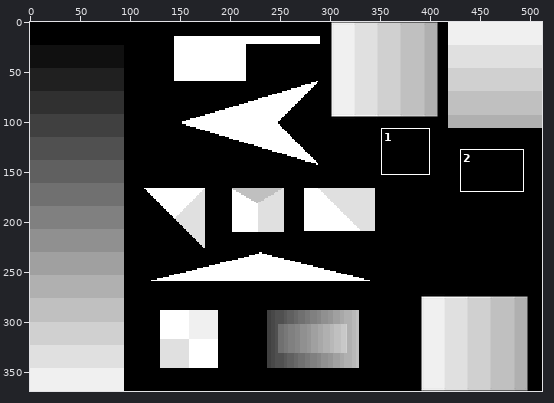
Sprite sheet, stored at testresources/susan-in_plus.png. Above: a wide view before the commit, with the close-up outlined.
Close-up. Before:
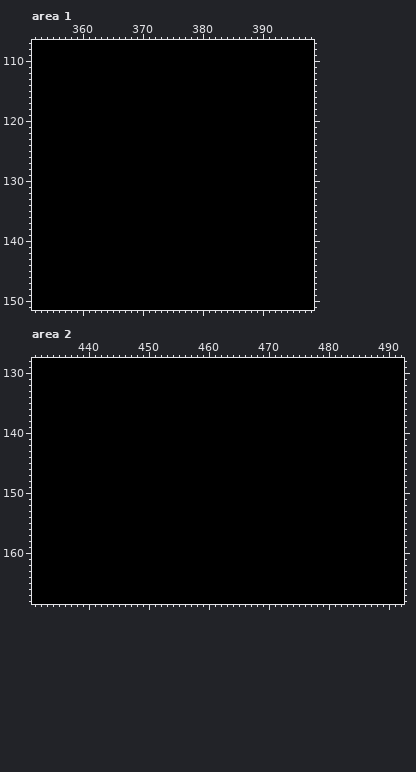
The file is 512x369 pixels. Colours within 5 levels of each other are drawn and written as one. Shown: area 1: x 352..398, y 107..151; area 2: x 431..492, y 128..168. The commit also changed other parts of the picture, which this record leaves out.
After:
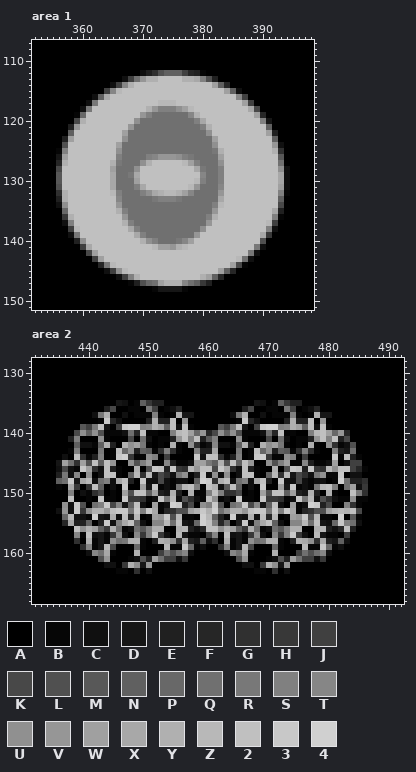
Palette (. is transparent): A #000000  B #060606  C #101010  D #161616  E #202020  F #262626  G #303030  H #383838  J #404040  K #484848  L #505050  M #585858  N #606060  P #686868  Q #707070  R #787878  S #808080  T #868686  U #909090  V #969696  W #a0a0a0  X #a8a8a8  Y #b0b0b0  Z #b8b8b8  2 #c0c0c0  3 #c8c8c8  4 #d0d0d0
The exact change:
Changed rows in their new state; - is an unchanged pixel.
Area 1:
first column x 356:
112 --------------CEGLNNNJFEB--------------
113 -----------CJQVYY2222YYXSLE------------
114 ---------CJTY2222222222222WNF----------
115 --------JTZ22222222222222222WNC--------
116 ------CNX222222222222222222222TJ-------
117 -----CR2222222222ZZZ22222222222WJ------
118 ----CR222222222YVSSSUWZ222222222XK-----
119 ---BP222222222VSQQQQQQTY222222222WF----
120 ---KY22222222UQQQQQQQQQSX222222222SD---
121 --EV22222222VQQQQQQQQQQQSY222222222N---
122 --N22222222WQQQQQQQQQQQQQU222222222WE--
123 -EW22222222UQQQQQQQQQQQQQQW222222222N--
124 -L22222222WQQQQQQQQQQQQQQQU222222222VC-
125 BS22222222UQQQQQQQQQQQQQQQRY22222222YG-
126 DW22222222SQQQQSTVVVUSRQQQQW222222222M-
127 FY2222222YRQQQUY22222ZWSQQQU222222222Q-
128 K22222222WQQQU222222222XRQQS222222222UC
129 M22222222XQQRX2222222222TQQS222222222XC
130 M22222222XQQQW222222222ZSQQS222222222XC
131 L22222222XQQQSX2222222ZVQQQT222222222WC
132 GY2222222ZSQQQSUXYZZYWTQQQQV222222222SB
133 EY22222222TQQQQQRSSSRQQQQQQX222222222N-
134 CU22222222VQQQQQQQQQQQQQQQSZ222222222K-
135 -P22222222YSQQQQQQQQQQQQQQV222222222XE-
136 -HY22222222VQQQQQQQQQQQQQSY222222222SB-
137 -CS22222222YSQQQQQQQQQQQQV222222222ZJ--
138 --JZ22222222XSQQQQQQQQQQU2222222222SC--
139 --CR222222222XSQQQQQQQQV2222222222XH---
140 ---EU222222222YUSQQQRTW22222222222L----
141 ----JX2222222222ZWWVYZ22222222222RC----
142 -----KW2222222222222222222222222RC-----
143 ------JW2222222222222222222222ZQC------
144 -------FRZ2222222222222222222WKB-------
145 --------CJUZ222222222222222WNF---------
146 ----------CJSY2222222222YWNF-----------
147 ------------BELPQWYYYTQNHE-------------
148 ----------------BDDDDB-----------------
Area 2:
first column x 435:
135 ----------DC-BNHEE---------------DC-BNHEE-----------
136 --------EK--BB-RJ-BCF----------EK--BB-RJ-BCF--------
137 ------CRY--C-BBBSB-BYDD------CRY--C-BBBSB-BYDD------
138 -------B3FC----EYEE2-V--------B3FC----EYEE2-V-------
139 ----MJR2D-J344STYWN2C2B----MJR2D-J344STYWN2C2B------
140 ---KUNULBBBCQF2BB--SZ2WPVFKUNULBBBCQF2BB--SZ2WPVF---
141 --ES---UB---K-QC-BBEV2S2EMS---UB---K-QC-BBEV2S2EK---
142 ---NCCBNYE-YUWRB-B-YB-UGBCTCCBNYE-YUWRB-B-YB-UGBCL--
143 --BS---R-B2PUENMBGSGB--SEEX---R-B2PUENMBGSGB--SEDQ--
144 -C-2GBES-B34HBBUS-J----3C22GBES-B34HBBUS-J----3B2EB-
145 DWQGWL2N2V--ULSWBBTEBBCWWRNYL2N2V--ULSWBBTEBBCW-CJJ-
146 CKCB3WGC2EB--Y-L32E3HGZV22K3XGC2EB--Y-L32E3HGZU22JFB
147 ERCT-U-C22B-NZGZDKGCRUBE3CUCU-C22B-NZGZDKGCRUBB3-CC-
148 NQ3DXZCQSCX2E-3CCKCBCC-N43GY2CQSCX2E-3CCKCBCC-B4QEEG
149 B-XH-G2N-C-3--WD3BCBRZ2S-2YCM2N-C-3--WD3BCBRZ2S-QWCH
150 --S-CBGK-B-WL22NWEDYE-YBBS2SGGK-B-WL22NWEDYE-YB--2RG
151 --2--B-3BB-3HHGBC3RZCLGCB2UBC-3BB-3HHGBC3RZCLGCBBUBB
152 -UC3L-QS3KTDN2C-WBC43EK-US3L-QS3KTDN2C-WBC43EK--SGB-
153 CVC3HUYYV233R3S3XBFGLLWY3Y4QUYYV233R3S3XBFGLLWYZY2K-
154 -PZCCB4DCYC2FZ-BWV3LZBB-4ZNEB4DCYC2FZ-BWV3LZBB-4-MB-
155 -FXEEN-E3CSX2NC-TTZQ2DCP42SFN-E3CSX2NC-TTZQ2DCP3SQC-
156 ---2UYWNHYQBCQMSYY--YZECF22UYWNHYQBCQMSYY--YZECF2E--
157 ---TB2CDBHUC-THS3HC-ZDBB-JTB2CDBHUC-THS3HC-ZDBB-J---
158 ---G-YBDBUQRYYB-EYXUGXEDNCG-YBDBUQRYYB-EYXUGXEDNC---
159 ----GTBDZK---PB---ZBB3PBC--GTBDZK---PB---ZBB3PBC----
160 -----CTQXB---Y---JQLQTC-----CTQXB---Y---JQLQTC------
161 -------LV---BCLEWQJJCH--------LV---BCLEWQJJCH-------
162 --------CC-HYUDV---------------CC-HYUDV-------------
163 ----------BB-G-C-----------------BB-G-C-------------
Pixel boxes of the changes (left, top, right, bottom) in both close-ups:
changed: (56, 70, 290, 292)
changed: (56, 400, 368, 574)
